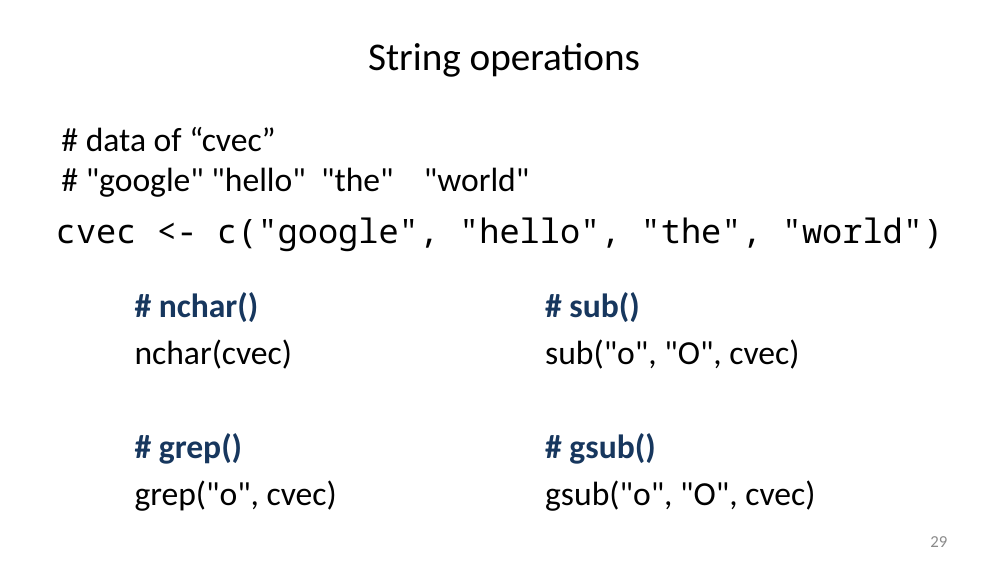
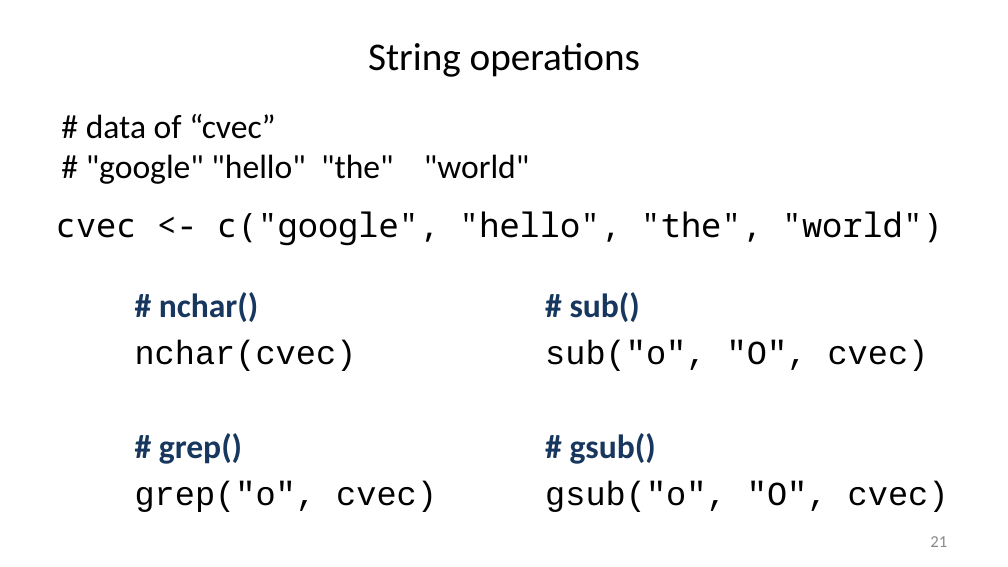
Before and after one commit to liu3zhenlab/teaching, a slide deck: slide 21 of PLPTH813Bioinformatis/2025/2_lab/lab07_R.pptx (slide 29 before the commit). Drawn at 1008x567 pixels with LibreOffice and Linux fonts; fonts in the diff are those of the drawing. Boxes give left, top, right and bottom in pixels: in the first picture for what was removed or moved away, otherwise in the second. Text is boxed around its words. In the diff, an @@ line names an element or a change of style, - is before the commit and + after.

```diff
--- a/PLPTH813Bioinformatis/2025/2_lab/lab07_R.pptx
+++ b/PLPTH813Bioinformatis/2025/2_lab/lab07_R.pptx
@@ text "# data of “cvec”": place and size @@
-text "# data of “cvec”" at [86, 127, 529, 197]
+text "# data of “cvec”" at [86, 114, 529, 184]
@@ text "cvec <- c("google", "hello", "the", ...": place and size @@
-text "cvec <- c("google", "hello", "the", ..." at [56, 217, 943, 252]
+text "cvec <- c("google", "hello", "the", ..." at [56, 211, 943, 246]
@@ text at [135, 339, 437, 512]: font Calibri to Courier New in "nchar(cvec)", "grep("o", cvec)" @@
@@ text at [545, 339, 949, 512]: font Calibri to Courier New in "sub("o", "O", cvec)", "gsub("o", "O", cvec)" @@
@@ page number at [930, 536, 947, 547]: text changed @@
-29
+21
```
Also in this commit, not shown: 26 other slides changed, 2 other files.
